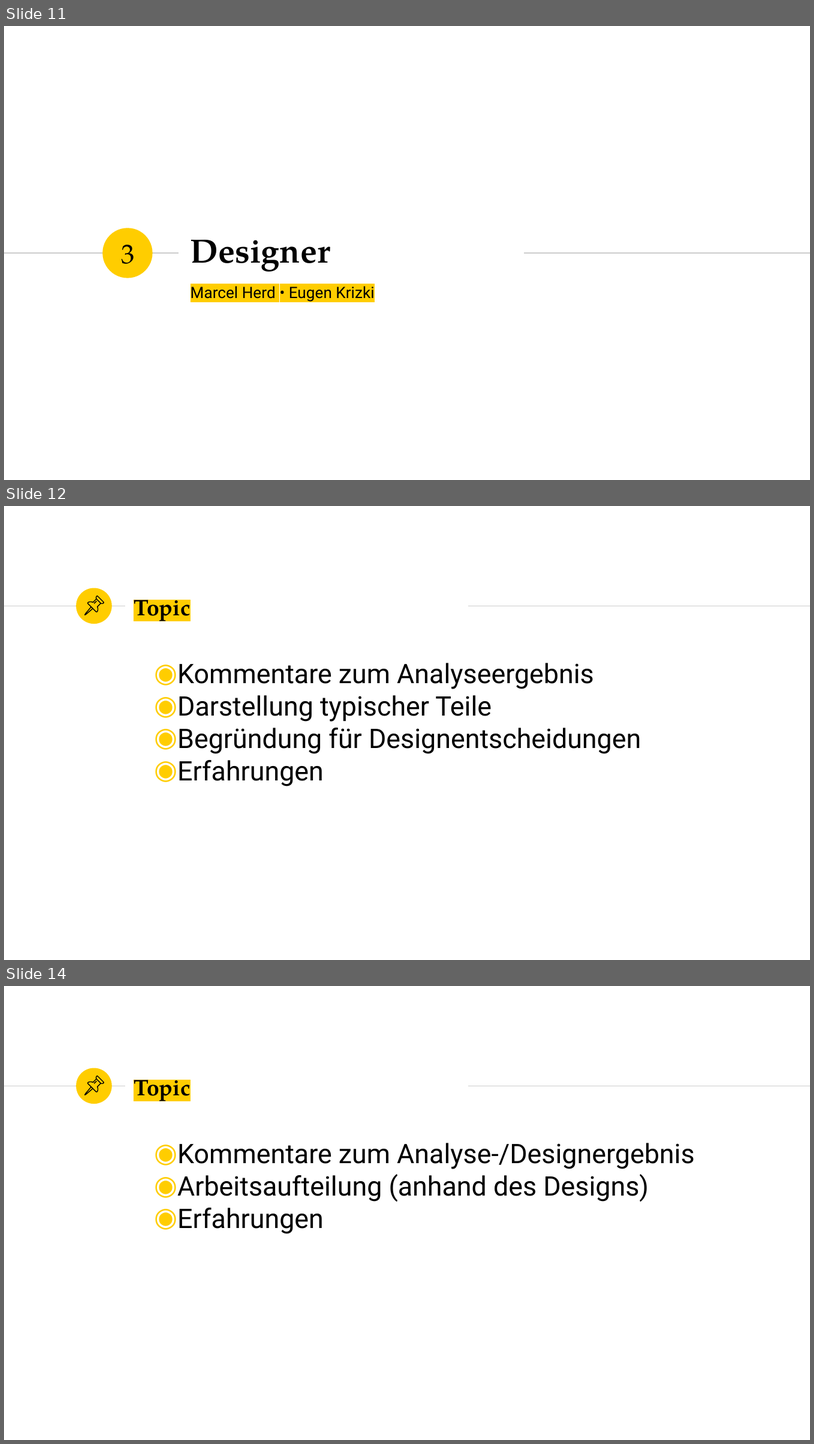
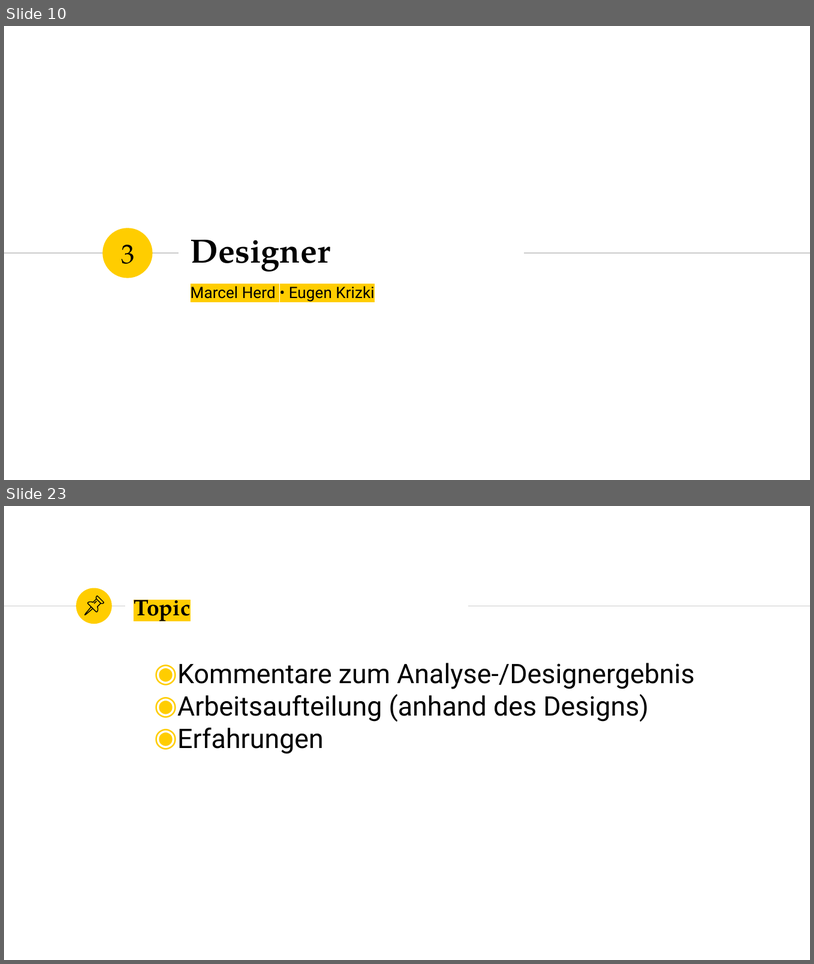
Before and after one commit to marcelherd/OOT-Projekt, a slide deck: Presentation/Presentation.pptx. Shown one above the other, each under a label of ours: slides 11, 12 and 14 before the commit, slides 10 and 23 after it; the slides between them are not shown. The pictures are 814x1444 and 814x964 pixels, drawn with LibreOffice and Linux fonts; fonts in the diff are those of the drawing. Boxes give left, top, right and bottom in pixels: in the first picture for what was removed or moved away, otherwise in the second. Text is boxed around its words. In the diff, an @@ line names an element or a change of style, - is before the commit and + after.

Commit message:
Updated presentation - design almost done

```diff
--- a/Presentation/Presentation.pptx
+++ b/Presentation/Presentation.pptx
@@ slide 12 removed at [4, 506, 810, 960], background #FFFFFF; not listed: 3 template elements that a slide beside it also shows @@
@@ title removed at [134, 592, 190, 623] @@
-Topic
@@ group removed at [84, 597, 103, 615]: 4 freeform shapes @@
@@ text removed at [177, 663, 641, 786] @@
-◉ Kommentare zum Analyseergebnis
-◉ Darstellung typischer Teile
-◉ Begründung für Designentscheidungen
-◉ Erfahrungen
@@ what was slide 11 is now slide 10 @@
@@ what was slide 14 is now slide 23 @@
```
Also in this commit, not shown: 2 slides changed, 11 slides added, 1 other slide removed.
